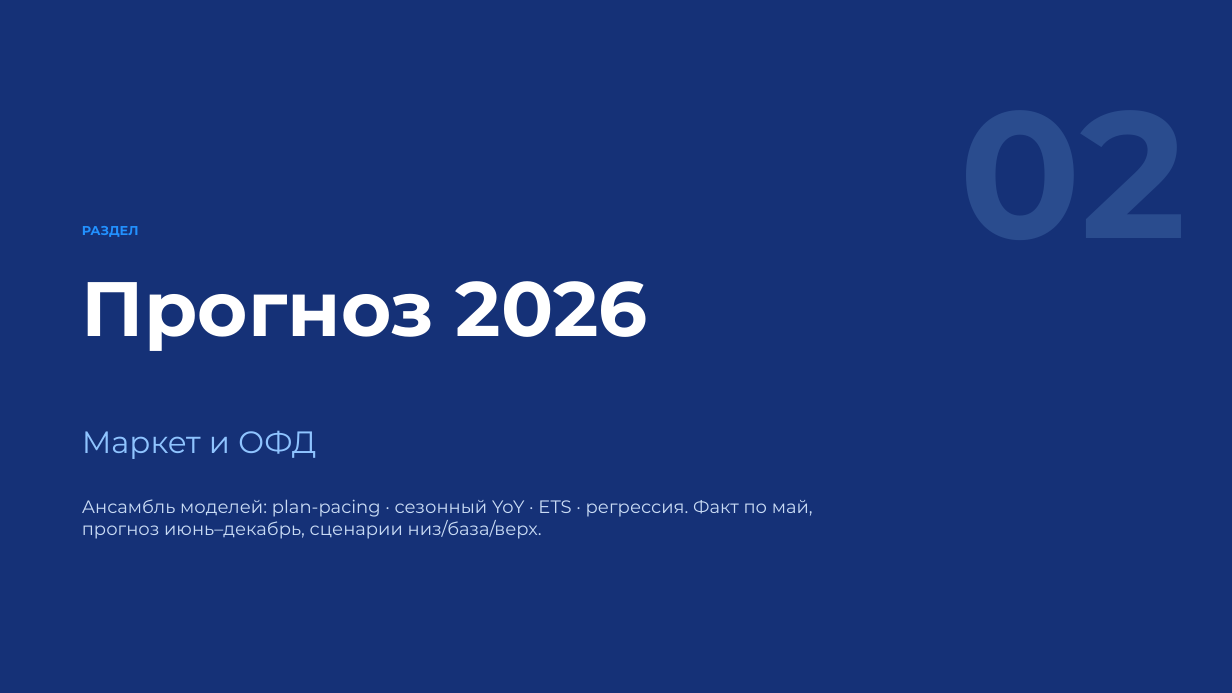
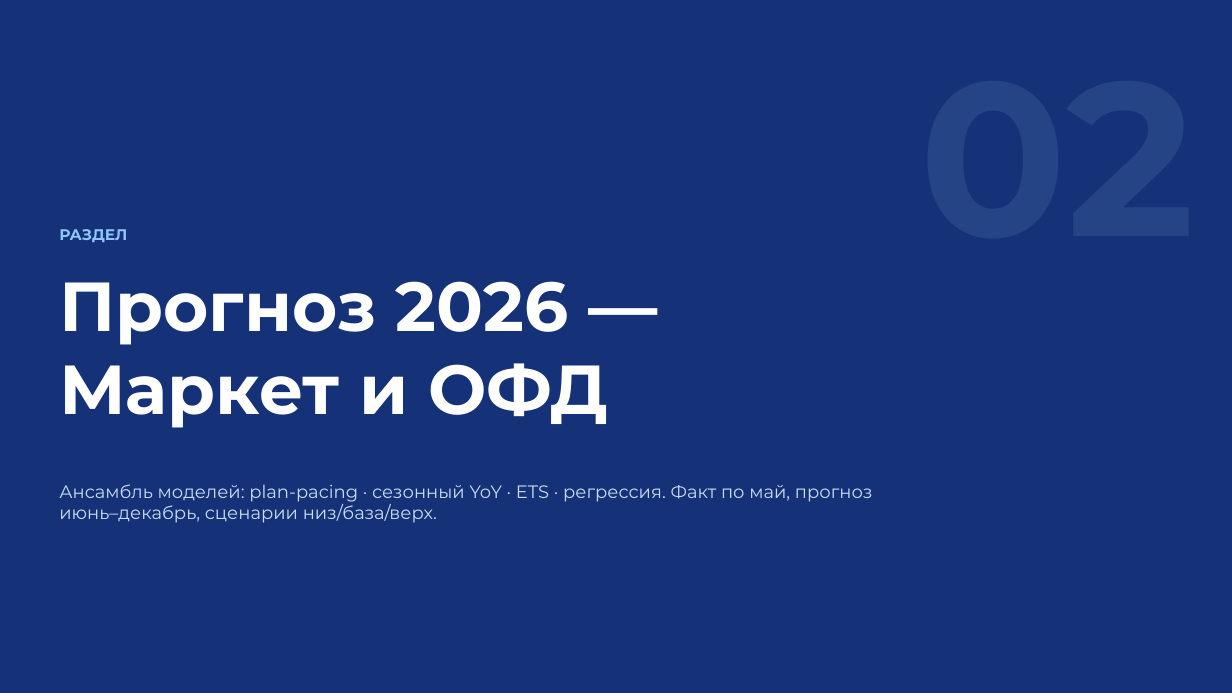
Before and after one commit to burbonivanovich-oss/google-presentation, a slide deck: slide 10 of Итоги Q1 2026 — Контур.pptx. Drawn at 1232x693 pixels with LibreOffice and Linux fonts; fonts in the diff are those of the drawing. Boxes give left, top, right and bottom in pixels: in the first picture for what was removed or moved away, otherwise in the second. Text is boxed around its words. In the diff, an @@ line names an element or a change of style, - is before the commit and + after.

```diff
--- a/Итоги Q1 2026 — Контур.pptx
+++ b/Итоги Q1 2026 — Контур.pptx
@@ rectangle at (x1=0, y1=0, x2=1232, y2=693): shadow off @@
@@ text "РАЗДЕЛ" moved from (x1=82, y1=226, x2=139, y2=237) to (x1=59, y1=229, x2=127, y2=242) @@
@@ text "РАЗДЕЛ" at (x1=59, y1=229, x2=127, y2=242): size 10 to 12 pt, text colour #2291FF to #8FC4FF @@
@@ text at (x1=59, y1=281, x2=608, y2=428): text changed; size 60 to 54 pt @@
-Прогноз 2026
+Прогноз 2026 — Маркет и ОФД
@@ text removed at (x1=82, y1=430, x2=316, y2=459) @@
-Маркет и ОФД
@@ text "Ансамбль моделей: plan-pacing · сезонный ..." rewrapped from (x1=82, y1=499, x2=813, y2=539) to (x1=59, y1=484, x2=873, y2=523) @@
```
Also in this commit, not shown: 15 other slides changed, 1 other file.
